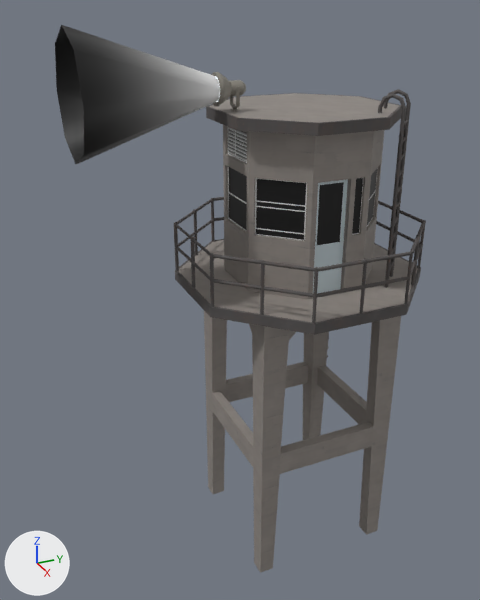
A saved change to the Blender file Blends/building-guard-tower.blend.
Rendered twice from a camera (50 mm lens) standing at (10.95, -6.23, 11.23) and looking at (-0.22, -1.2, 5.64). Every picture has the same lights, and +X, +Y and +Z are marked at lower left.

In view in the first picture: 'building-guard-tower', 'fx-spot-light-shaft', 'prop-spot-light', 'prop-spot-light-base'.
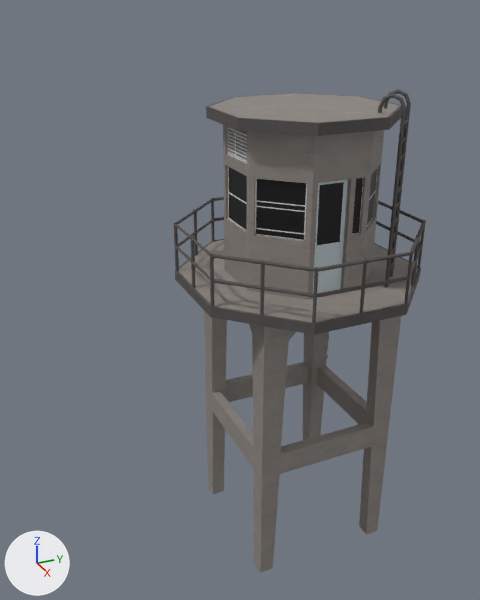
Location of each change, (x1, y1, x2, y2) in pixels of the pictures (480 x 600 px):
```json
{"object": "fx-spot-light-shaft", "change": "deleted", "before": [55, 25, 220, 164]}
{"object": "prop-spot-light", "change": "deleted", "before": [211, 72, 246, 106]}
{"object": "prop-spot-light-base", "change": "deleted", "before": [230, 86, 240, 112]}
```

Edits to the scene script, one JSON object a line:
```json
{"op": "remove", "block": "ob_prop_spot_light_base", "code": ["ob_prop_spot_light_base = bpy.data.objects.new('prop-spot-light-base', me_prop_spot_light_base)", "ob_prop_spot_light_base.parent = ob_building_guard_tower", "ob_prop_spot_light_base.location = (-0.000451, -1.4, 9.416)", "_m = ob_prop_spot_light_base.modifiers.new('EdgeSplit', 'EDGE_SPLIT')", "_m.use_edge_angle = False"]}
{"op": "remove", "block": "ob_prop_spot_light", "code": ["ob_prop_spot_light = bpy.data.objects.new('prop-spot-light', me_prop_spot_light)", "ob_prop_spot_light.parent = ob_prop_spot_light_base", "ob_prop_spot_light.matrix_parent_inverse = Matrix(((1.0, 0.0, 0.0, 0.000451), (0.0, 1.0, 0.0, 1.4), (0.0, 0.0, 1.0, -9.416), (0.0, 0.0, 0.0, 1.0)))", "ob_prop_spot_light.location = (0.00427, -1.401, 9.782)", "_m = ob_prop_spot_light.modifiers.new('EdgeSplit', 'EDGE_SPLIT')", "_m.use_edge_angle = False"]}
{"op": "remove", "block": "ob_fx_spot_light_shaft", "code": ["ob_fx_spot_light_shaft = bpy.data.objects.new('fx-spot-light-shaft', me_fx_spot_light_shaft)", "ob_fx_spot_light_shaft.parent = ob_prop_spot_light", "ob_fx_spot_light_shaft.matrix_parent_inverse = Matrix(((1.0, 0.0, 0.0, -0.00427), (0.0, 1.0, 0.0, 1.401), (0.0, 0.0, 1.0, -9.782), (0.0, 0.0, 0.0, 1.0)))", "ob_fx_spot_light_shaft.location = (0.00427, -1.401, 9.782)", "_m = ob_fx_spot_light_shaft.modifiers.new('EdgeSplit', 'EDGE_SPLIT')", "_m.use_edge_angle = False"]}
```
